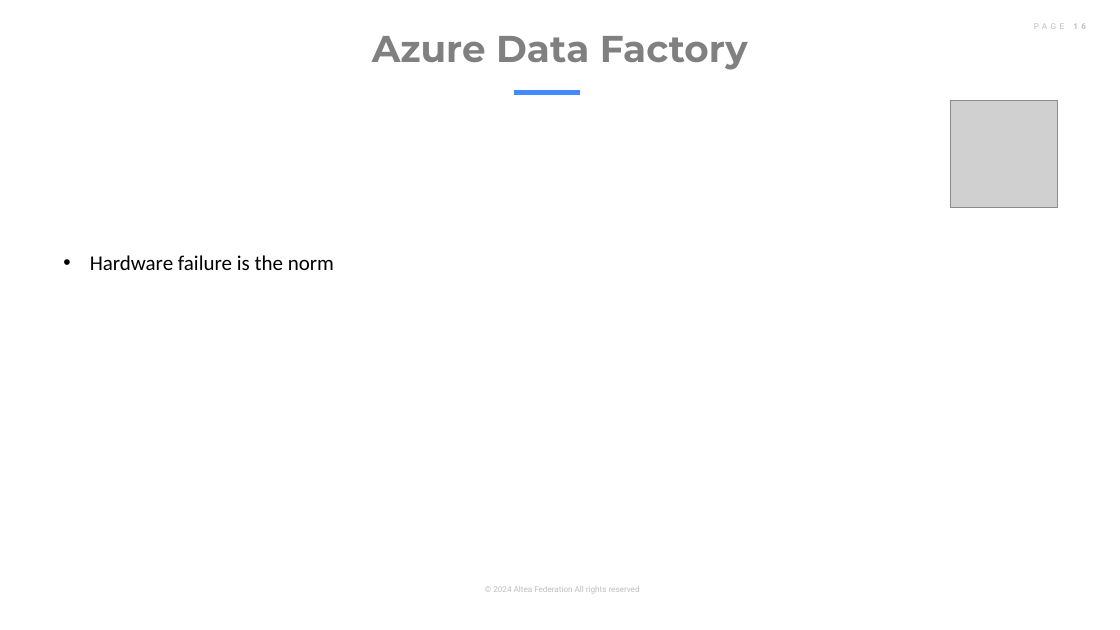
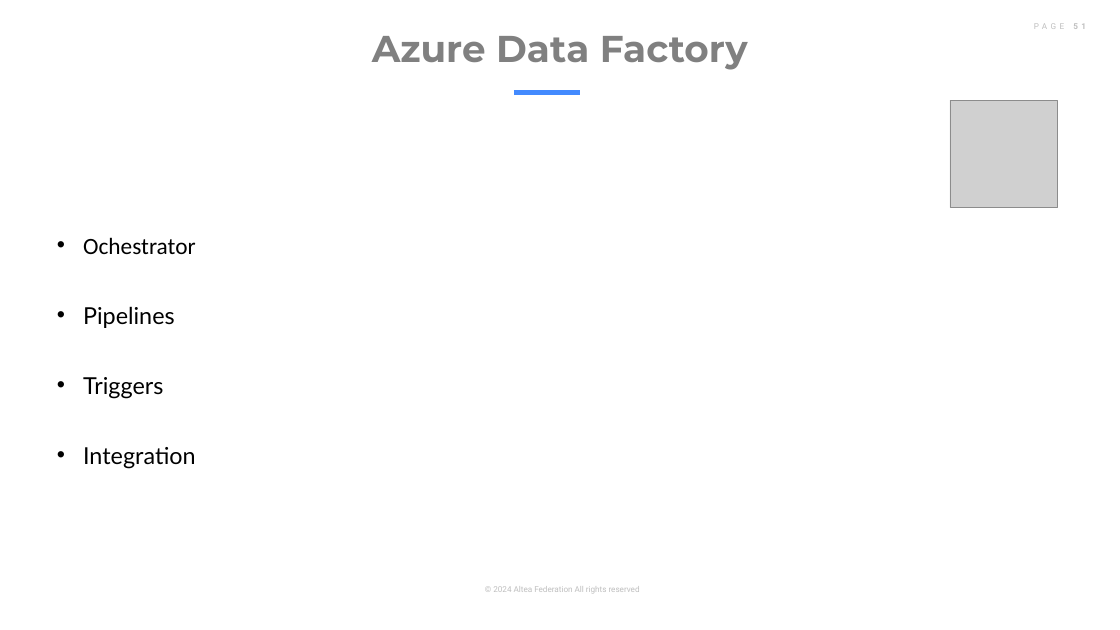
Before and after one commit to altea-abs/big-data-azure-intro, a slide deck: slide 51 of day_1/storage.pptx (slide 16 before the commit). Drawn at 1120x630 pixels with LibreOffice and Linux fonts; fonts in the diff are those of the drawing; grey boxes stand for pictures. Boxes give left, top, right and bottom in pixels: in the first picture for what was removed or moved away, otherwise in the second. Text is boxed around its words. In the diff, an @@ line names an element or a change of style, - is before the commit and + after.

```diff
--- a/day_1/storage.pptx
+++ b/day_1/storage.pptx
@@ text at (83,237,196,469): text changed; size 18 to 20 pt; font Calibri to Lato @@
-• Hardware failure is the norm
+• Ochestrator
+• Pipelines
+• Triggers
+• Integration
```
Also in this commit, not shown: 18 other slides changed, 46 slides added, 11 slides removed, 6 other files.
